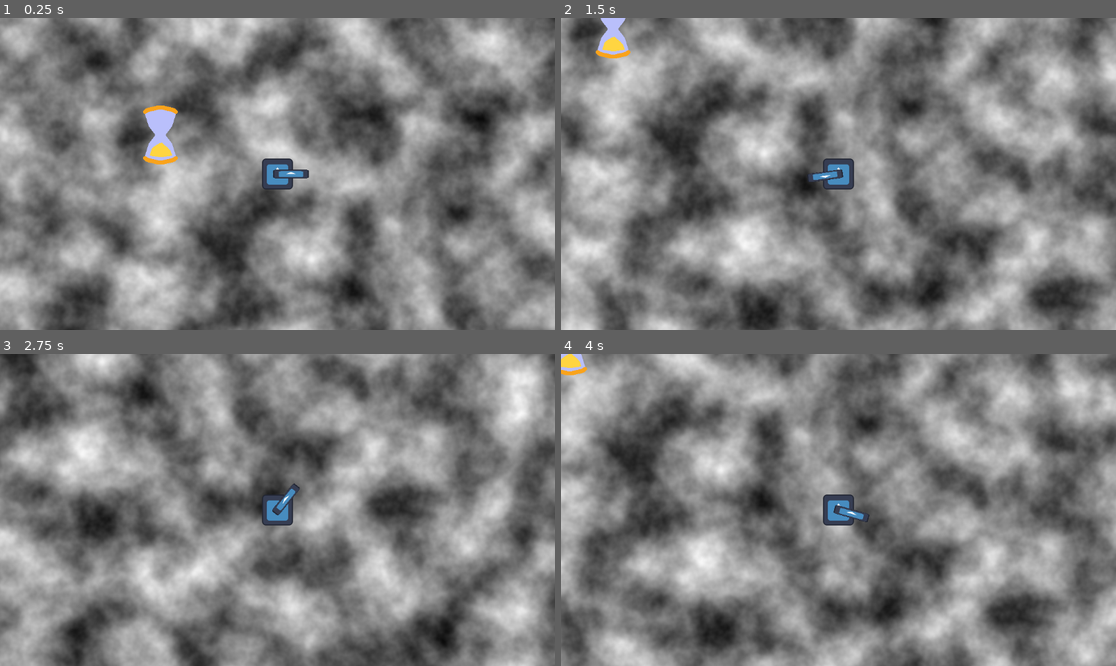
Above: before the commit, frames 1-4 (two rows, left to right).
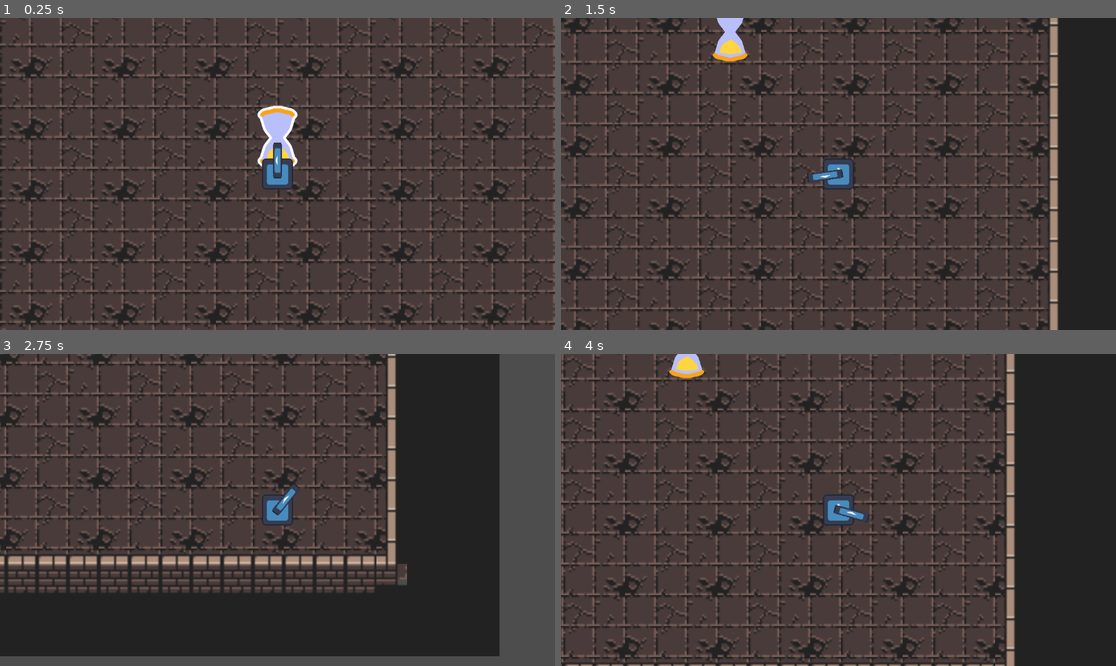
Above: after the commit, the same moments.

Repository: jacobartis/Tower-of-the-Time-Lich
Game: Godot game, scene res://world.tscn
Same seed, same stepped clock (60 frames per second), same inputs: the game is played once before the commit and once after it. The engine's default icon, where the game draws it, is replaced by a stand-in: a white triangle on a blue panel in a dark square.
Inputs (mouse positions are in pixels of both pictures, inside the frame that each line leads up to):
- Up to frame 1 (0.25 s): no input
- Up to frame 2 (1.5 s): tap Enter at 0.5 s; move the mouse to (960, 158) at 0.52 s; hold D (player_right) 0.53-1.28 s; right-click (960, 158) at 0.6 s; move the mouse to (727, 189) at 1.27 s; hold S (player_down) from 1.28 s (still down); tap Shift (player_dash) at 1.35 s
- Up to frame 3 (2.75 s): move the mouse to (333, 441) at 2.02 s; release S (player_down) at 2.03 s; hold D (player_right) from 2.03 s (still down); tap E (player_interact) at 2.1 s
- Up to frame 4 (4 s): move the mouse to (810, 572) at 2.77 s; release D (player_right) at 2.78 s; hold W (player_up) 2.78-3.53 s; click (810, 572) at 2.85 s; move the mouse to (1005, 556) at 3.52 s; hold A (player_left) from 3.53 s (still down); right-click (1005, 556) at 3.6 s

The runs differ from the first frame. In frame 1, 88% of the frame differs, in the area x 0-100%, y 0-100%; in frame 2, 89%; in frame 3, 89%; in frame 4, 90%.

Commit message:
Added test room.

Diff:
--- a/world.tscn
+++ b/world.tscn
@@ -1,11 +1,8 @@
-[gd_scene load_steps=10 format=3 uid="uid://b63qf454l5rr4"]
+[gd_scene load_steps=7 format=3 uid="uid://b63qf454l5rr4"]
 
 [ext_resource type="PackedScene" uid="uid://beenjcjmo5nbm" path="res://scenes/player/player.tscn" id="1_uib1c"]
-[ext_resource type="PackedScene" uid="uid://bfehmhlupl3b6" path="res://scenes/enemies/turret.tscn" id="2_uh7w5"]
-[ext_resource type="PackedScene" uid="uid://bofsgphrertu3" path="res://scenes/objects/room_starter.tscn" id="3_ynx84"]
 [ext_resource type="PackedScene" uid="uid://cuwewaryfuy5p" path="res://scenes/UI/timer_display.tscn" id="4_jlx3h"]
-[ext_resource type="PackedScene" uid="uid://bwqxww3rasrpq" path="res://scenes/objects/spawner.tscn" id="5_umcqj"]
-[ext_resource type="PackedScene" uid="uid://2vox70dxmdsg" path="res://scenes/objects/room_manager.tscn" id="5_y7h3v"]
+[ext_resource type="PackedScene" uid="uid://c23jmt4pcmume" path="res://scenes/rooms/test_room.tscn" id="7_dvcqf"]
 
 [sub_resource type="Gradient" id="Gradient_ym4ci"]
 
@@ -19,30 +16,16 @@
 
 [node name="World" type="Node2D" groups=["world"]]
 
+[node name="TestRoom" parent="." instance=ExtResource("7_dvcqf")]
+
 [node name="Sprite2D" type="Sprite2D" parent="."]
+visible = false
 scale = Vector2(2, 2)
 texture = SubResource("NoiseTexture2D_sbkis")
 
 [node name="Player" parent="." instance=ExtResource("1_uib1c")]
 
-[node name="RoomStarter" parent="." instance=ExtResource("3_ynx84")]
-position = Vector2(-243, -81)
-
 [node name="CanvasLayer" type="CanvasLayer" parent="."]
 
 [node name="TimerDisplay" parent="CanvasLayer" instance=ExtResource("4_jlx3h")]
 visible = false
-
-[node name="RoomManager" parent="." instance=ExtResource("5_y7h3v")]
-waves = 5
-
-[node name="Spawner" parent="RoomManager" instance=ExtResource("5_umcqj")]
-position = Vector2(-266, 91)
-
-[node name="Spawner2" parent="RoomManager" instance=ExtResource("5_umcqj")]
-position = Vector2(146, -233)
-spawns = Array[PackedScene]([ExtResource("2_uh7w5"), ExtResource("2_uh7w5"), ExtResource("2_uh7w5"), ExtResource("2_uh7w5"), ExtResource("2_uh7w5")])
-
-[node name="Spawner3" parent="RoomManager" instance=ExtResource("5_umcqj")]
-position = Vector2(235, 99)
-spawns = Array[PackedScene]([null, null, null, ExtResource("2_uh7w5"), ExtResource("2_uh7w5")])
